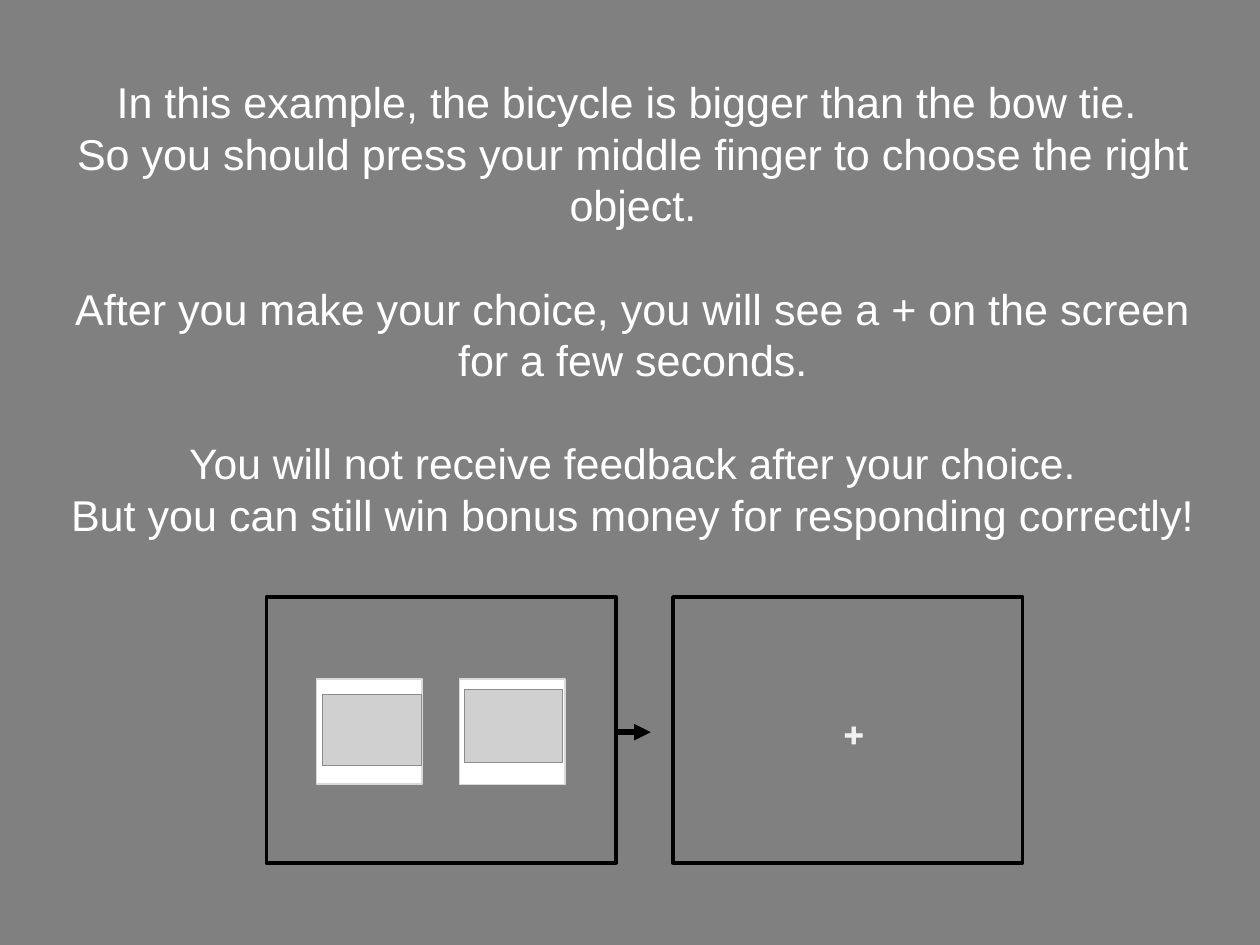
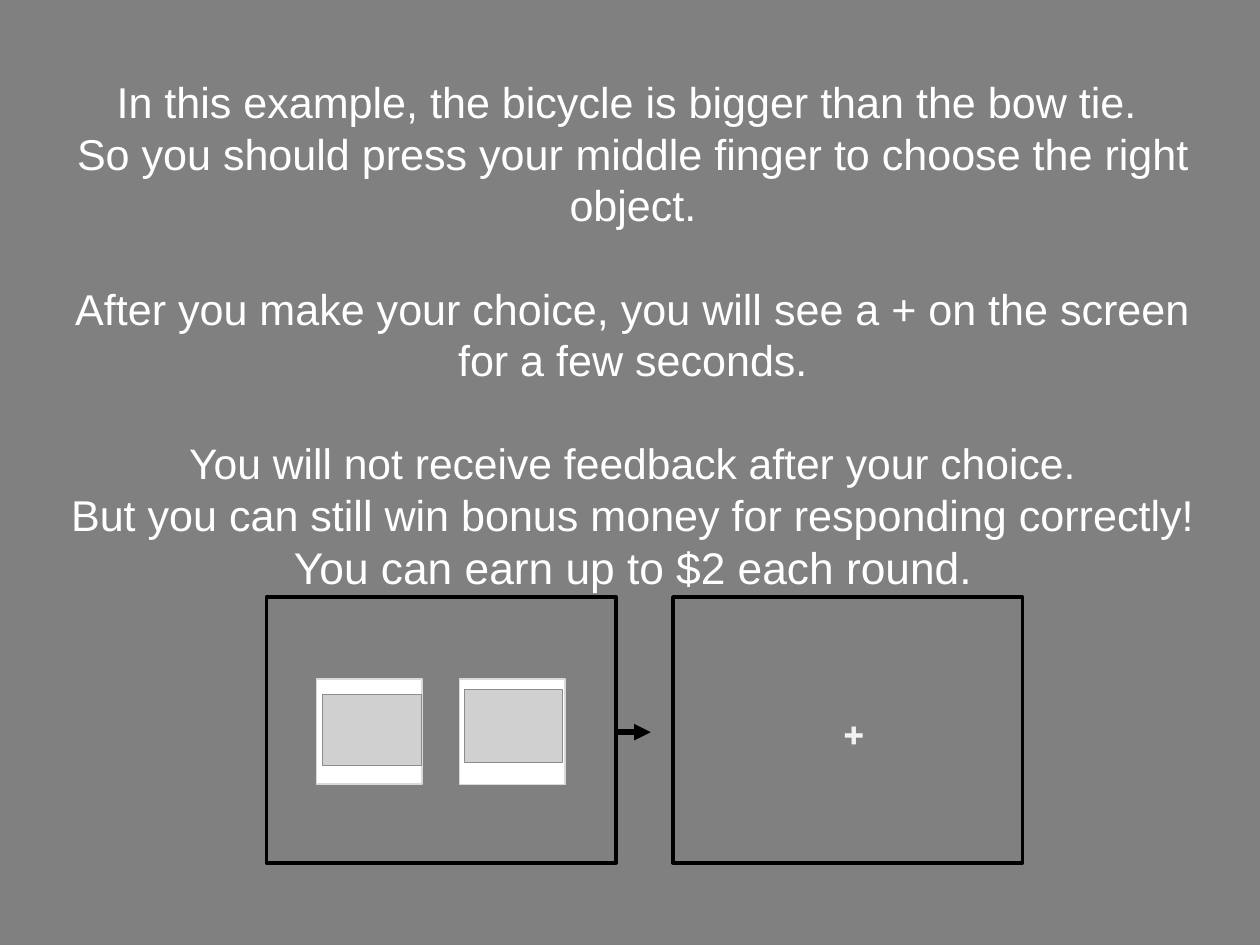
Before and after one commit to NatalieBiderman/Categories_fMRI_MTurk, a slide deck: slide 17 of static/Tools/fMRIDirections.pptx. Drawn at 1260x945 pixels with LibreOffice and Linux fonts; fonts in the diff are those of the drawing; grey boxes stand for pictures. Boxes give left, top, right and bottom in pixels: in the first picture for what was removed or moved away, otherwise in the second. Text is boxed around its words. In the diff, an @@ line names an element or a change of style, - is before the commit and + after.

```diff
--- a/static/Tools/fMRIDirections.pptx
+++ b/static/Tools/fMRIDirections.pptx
@@ subtitle at [71, 500, 1194, 592]: text changed @@
-But you can still win bonus money for responding correctly!
+But you can still win bonus money for responding correctly! You can earn up to $2 each round.
```
Also in this commit, not shown: 7 other slides changed, 18 other files.
